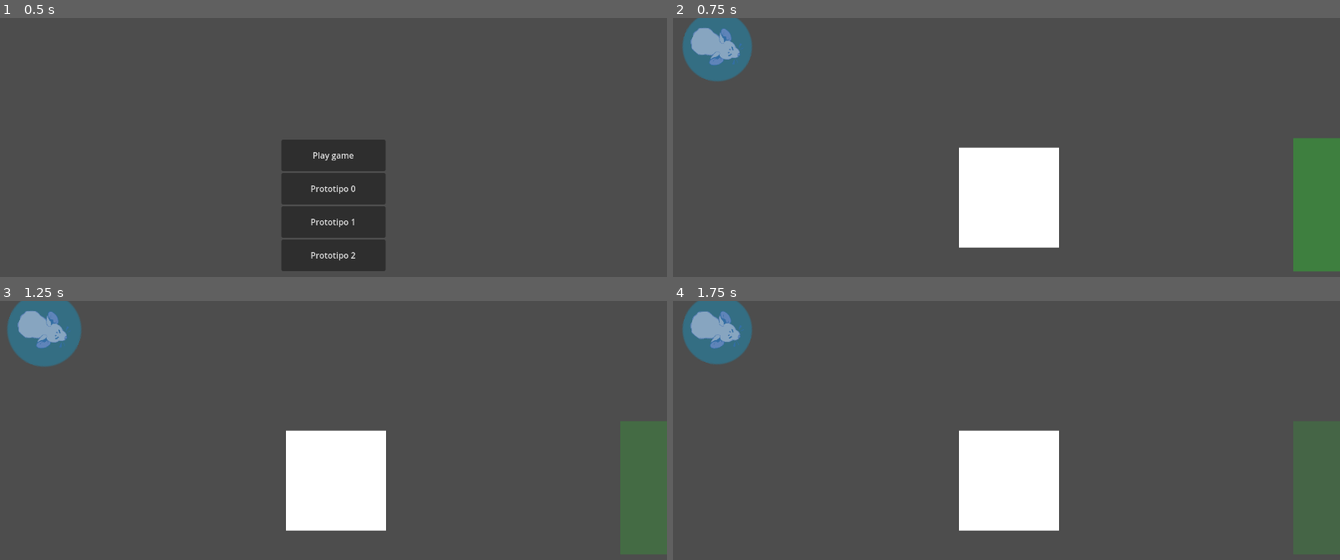
Above: before the commit, frames 1-4 (two rows, left to right).
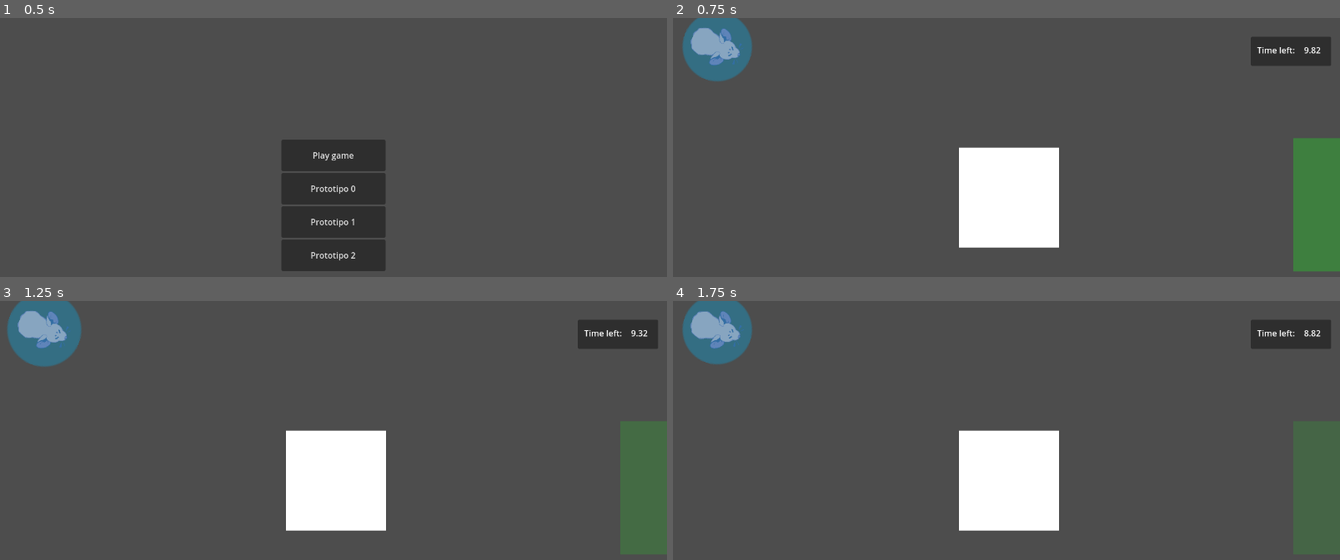
Above: after the commit, the same moments.

Repository: antimundo/rat-and-furrius
Game: Godot game, scene res://scenes/main_menu/main_menu.tscn
Two runs of this game, one before a commit and one after it. Both use one fixed random seed, a clock stepped at 60 frames per second and the inputs below.
Inputs (mouse positions are in pixels of both pictures, inside the frame that each line leads up to):
- Up to frame 1 (0.5 s): no input
- Up to frame 2 (0.75 s): click "Play game" at 0.5 s
- Up to frame 3 (1.25 s): no input
- Up to frame 4 (1.75 s): move the mouse to (1153, 469) at 1.27 s

Frame 1 is identical in both runs. In frame 2, 1.3% of the frame differs, in the area x 86-99%, y 7-19%; in frame 3, 1.3%; in frame 4, 1.3%.

Commit message:
Add end game timer and display it

Diff:
--- /dev/null
+++ b/scenes/game_manager/end_game_timer.gd
@@ -0,0 +1,7 @@
+extends Timer
+## Used in game manager to update UI showing the time left before the game ends
+
+@onready var timer_label = %TimerValue
+
+func _process(delta: float) -> void:
+	timer_label.text = "%3.2f" % time_left
--- a/scenes/game_manager/game_manager.gd
+++ b/scenes/game_manager/game_manager.gd
@@ -36,3 +36,7 @@
 	if current_level.has_signal("restart_level"):
 		current_level.restart_level.connect(reload_current_level)
 	add_child(current_level)
+
+
+func _on_end_game_timer_timeout() -> void:
+	load_menu()
--- a/scenes/game_manager/game_manager.tscn
+++ b/scenes/game_manager/game_manager.tscn
@@ -1,6 +1,47 @@
-[gd_scene load_steps=2 format=3 uid="uid://dsuf565vxlltg"]
+[gd_scene load_steps=3 format=3 uid="uid://dsuf565vxlltg"]
 
 [ext_resource type="Script" path="res://scenes/game_manager/game_manager.gd" id="1_woiw8"]
+[ext_resource type="Script" path="res://scenes/game_manager/end_game_timer.gd" id="2_ln6gs"]
 
 [node name="game_manager" type="Node"]
 script = ExtResource("1_woiw8")
+
+[node name="Control" type="Control" parent="."]
+z_index = 2000
+layout_mode = 3
+anchors_preset = 0
+offset_right = 40.0
+offset_bottom = 40.0
+
+[node name="Panel" type="Panel" parent="Control"]
+offset_left = 1109.0
+offset_top = 36.0
+offset_right = 1263.0
+offset_bottom = 92.0
+
+[node name="Label" type="Label" parent="Control/Panel"]
+offset_left = 12.0
+offset_top = 14.0
+offset_right = 89.0
+offset_bottom = 40.0
+size_flags_horizontal = 8
+size_flags_vertical = 0
+text = "Time left: "
+
+[node name="TimerValue" type="Label" parent="Control/Panel"]
+unique_name_in_owner = true
+offset_left = 102.0
+offset_top = 14.0
+offset_right = 143.0
+offset_bottom = 40.0
+size_flags_horizontal = 8
+size_flags_vertical = 0
+text = "99.99"
+
+[node name="EndGameTimer" type="Timer" parent="."]
+wait_time = 10.0
+one_shot = true
+autostart = true
+script = ExtResource("2_ln6gs")
+
+[connection signal="timeout" from="EndGameTimer" to="." method="_on_end_game_timer_timeout"]
--- a/scenes/gameplay/enemies/sleepy_cat.tscn
+++ b/scenes/gameplay/enemies/sleepy_cat.tscn
@@ -8,6 +8,21 @@
 [ext_resource type="Script" path="res://scenes/gameplay/enemies/enemy_weak_spot.gd" id="6_ettpo"]
 
 [sub_resource type="Curve2D" id="Curve2D_030nq"]
+
+[sub_resource type="Animation" id="Animation_8lupt"]
+length = 0.001
+tracks/0/type = "value"
+tracks/0/imported = false
+tracks/0/enabled = true
+tracks/0/path = NodePath(".:scale")
+tracks/0/interp = 1
+tracks/0/loop_wrap = true
+tracks/0/keys = {
+"times": PackedFloat32Array(0),
+"transitions": PackedFloat32Array(1),
+"update": 0,
+"values": [Vector2(3, 3)]
+}
 
 [sub_resource type="Animation" id="Animation_y7pmx"]
 resource_name = "vision_doze_off"
@@ -24,21 +39,6 @@
 "transitions": PackedFloat32Array(-2, -2, -2, -2),
 "update": 0,
 "values": [Vector2(3, 3), Vector2(1e-05, 1e-05), Vector2(1e-05, 1e-05), Vector2(3, 3)]
-}
-
-[sub_resource type="Animation" id="Animation_8lupt"]
-length = 0.001
-tracks/0/type = "value"
-tracks/0/imported = false
-tracks/0/enabled = true
-tracks/0/path = NodePath(".:scale")
-tracks/0/interp = 1
-tracks/0/loop_wrap = true
-tracks/0/keys = {
-"times": PackedFloat32Array(0),
-"transitions": PackedFloat32Array(1),
-"update": 0,
-"values": [Vector2(3, 3)]
 }
 
 [sub_resource type="AnimationLibrary" id="AnimationLibrary_mqc06"]
